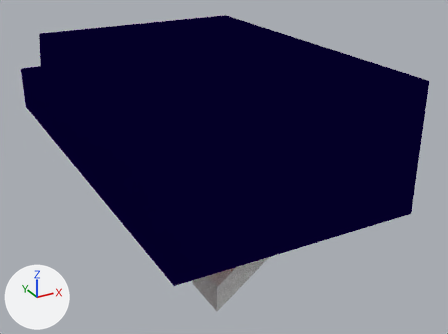
Before and after pictures for a commit that changed the Blender file Assets/World/C5L1/raw/C5L1.blend.
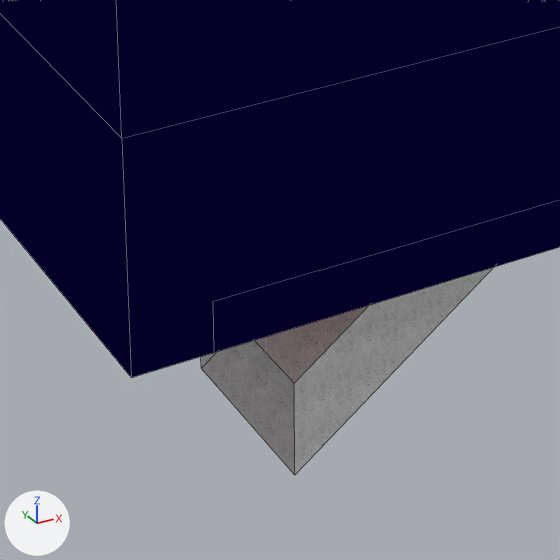
Each version appears first whole from a 50 mm lens placed at (-184.1, -505.4, 175.8), pointed at (23.1, -128.5, -12.6), and next in a close-up on the part from 31% to 64% of the width and 56% to 100% of the height. The lights are fixed; the arrows at lower left show +X, +Y and +Z. The close-ups show mesh edges as thin lines.

Names of what the first close-up shows: 'Part1', 'Part3'.
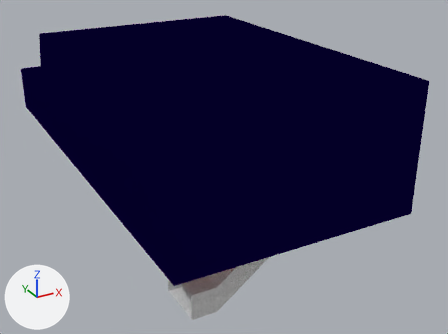
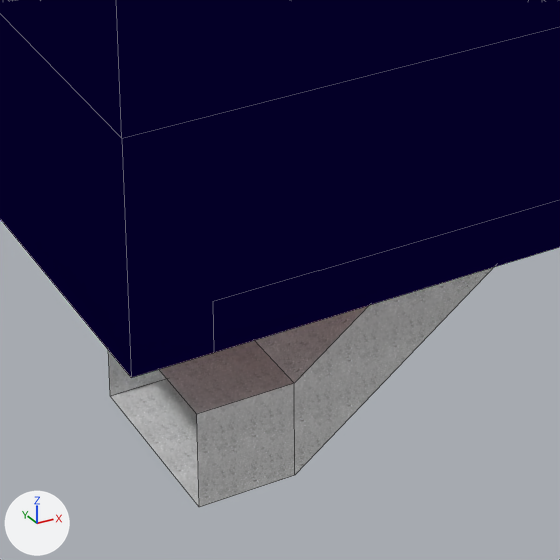
What the commit changed:
me_plane_003 is used by ob_part3; location (0.0, -204.0, 4.0).
Verts and faces of me_plane_003; kept vertices keep their numbers, new ones are numbered from 76.
Before the commit, vertices of me_plane_003: 72 (-47.0, -44.0, -46.0) at pixel (294, 475), 73 (-47.0, -12.0, -46.0) at pixel (201, 368), 74 (-47.0, -12.0, -29.5), 75 (-47.0, -44.0, -29.5) at pixel (294, 383).
me_plane_003 had 76 vertices, 76 faces and spanned x -58.0..58.0, y -54.0..44.0, z -46.0..60.0.
me_plane_003 now has 80 vertices, 80 faces and spans x -63.0..58.0, y -54.0..44.0, z -46.0..60.0.
Part 1, on me_plane_003:
New vertices 76 to 79 stand at vertices 72 to 75, in that order, plus (-16.0, 0.0, 0.0).
New faces: (72, 73, 77, 76), (74, 75, 79, 78), (73, 74, 78, 77), (72, 76, 79, 75).
me_plane_003 part 2: 76 kept faces spanning x -58.0..58.0, y -54.0..44.0, z -46.0..60.0 get new texture (UV) coordinates.

Changed parts and their boxes [x1, y1, x2, y2] in the close-ups (560 x 560 px):
'Part3', reshaped
    before: [201, 267, 494, 475]
    after: [108, 267, 494, 507]
part 1 of me_plane_003, added
    after: [108, 340, 295, 507]
part 2 of me_plane_003, surface changed
    before: [201, 270, 489, 475]
    after: [255, 270, 489, 475]
